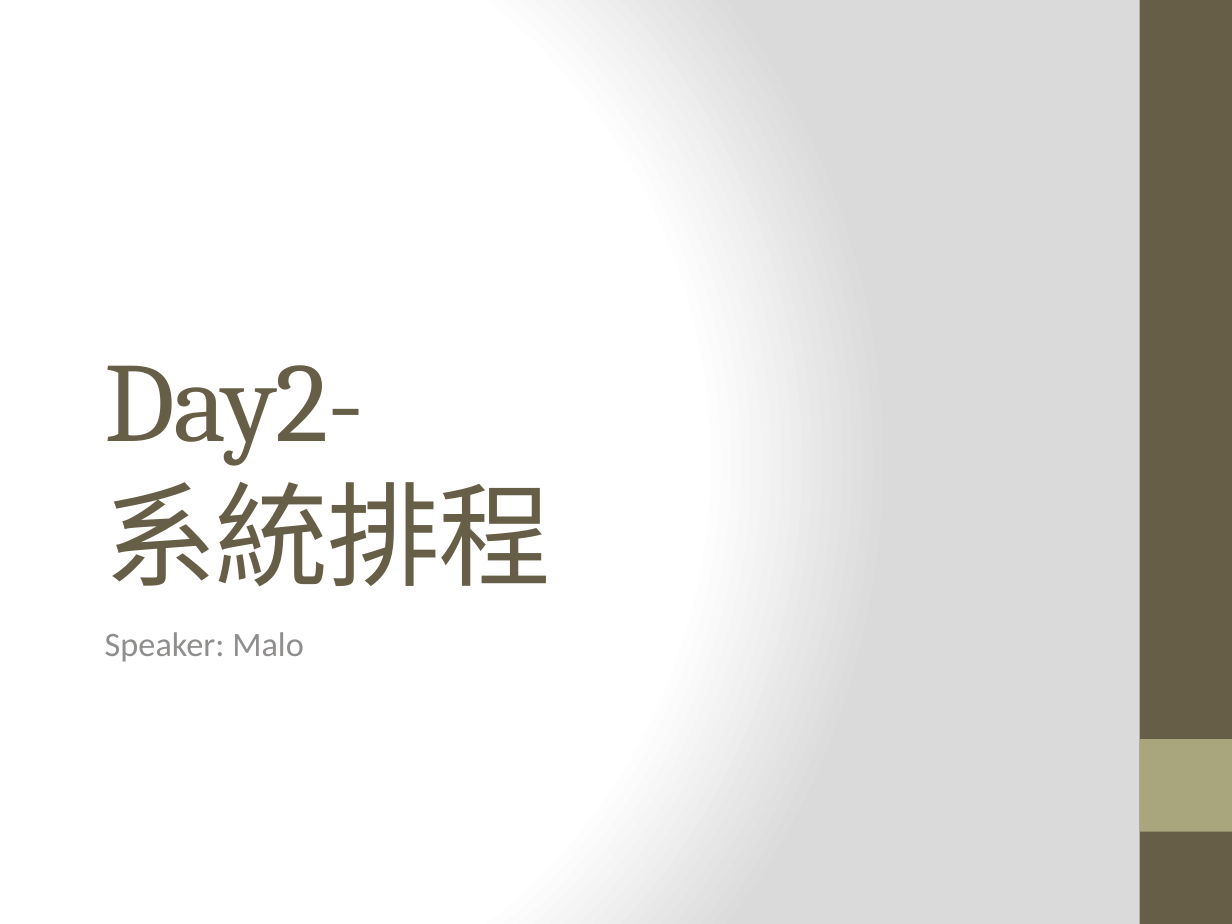
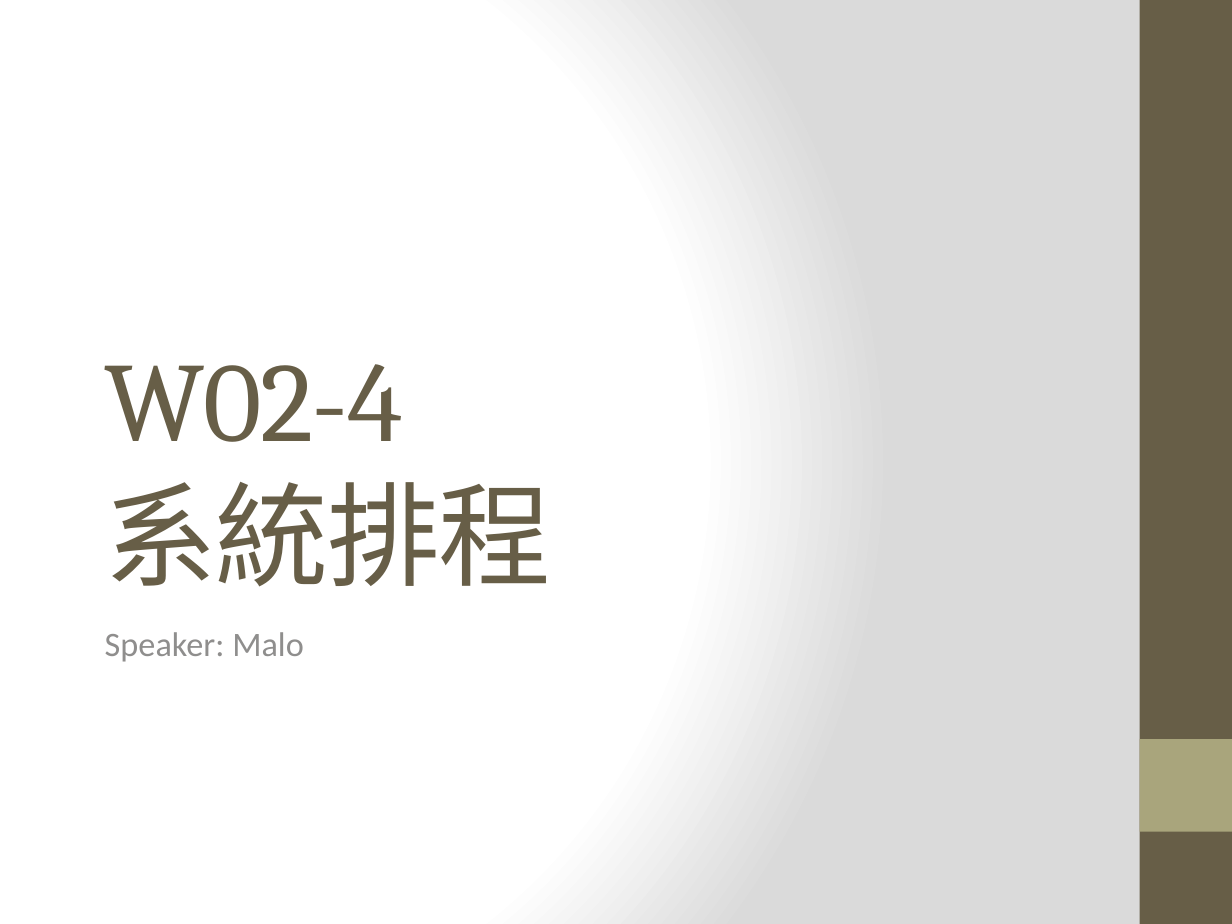
Before and after one commit to maloyang/KH20210925_Python_Data_Science, a slide deck: slide 1 of W02/Handout_02-4.pptx. Drawn at 1232x924 pixels with LibreOffice and Linux fonts; fonts in the diff are those of the drawing. Boxes give left, top, right and bottom in pixels: in the first picture for what was removed or moved away, otherwise in the second. Text is boxed around its words. In the diff, an @@ line names an element or a change of style, - is before the commit and + after.

```diff
--- a/W02/Handout_02-4.pptx
+++ b/W02/Handout_02-4.pptx
@@ title at <box>105,364,552,587</box>: text changed @@
-Day2-
-系統排程
+W02-4
+系統排程
```
